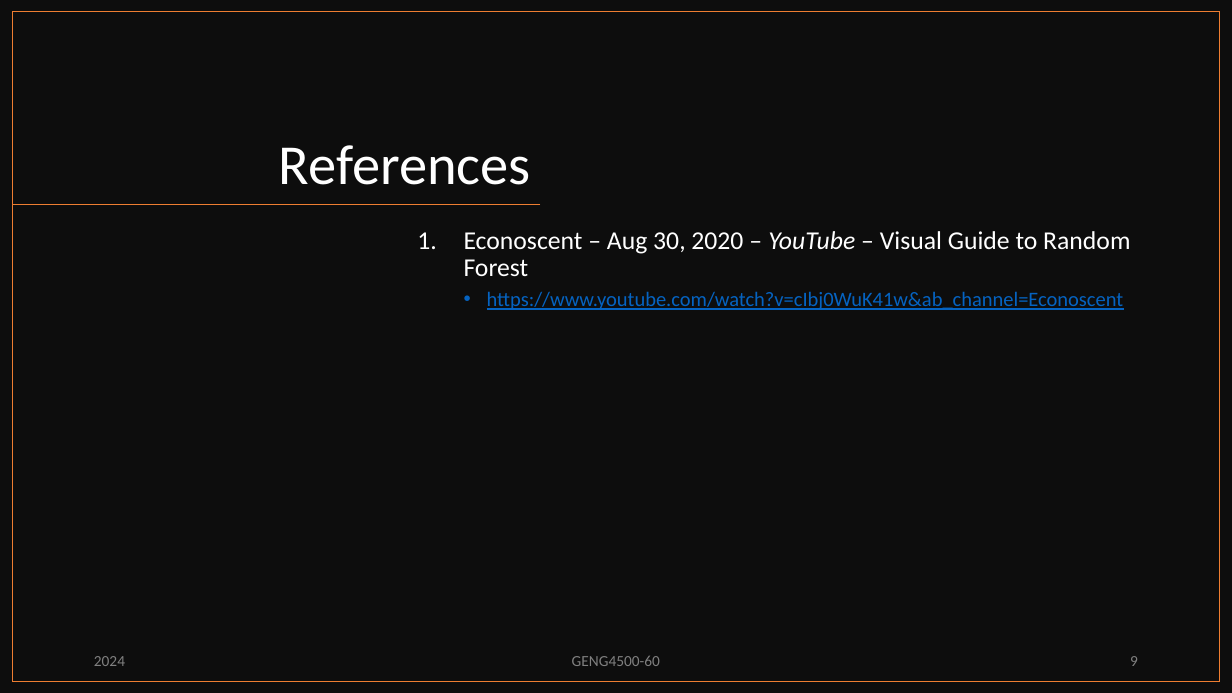
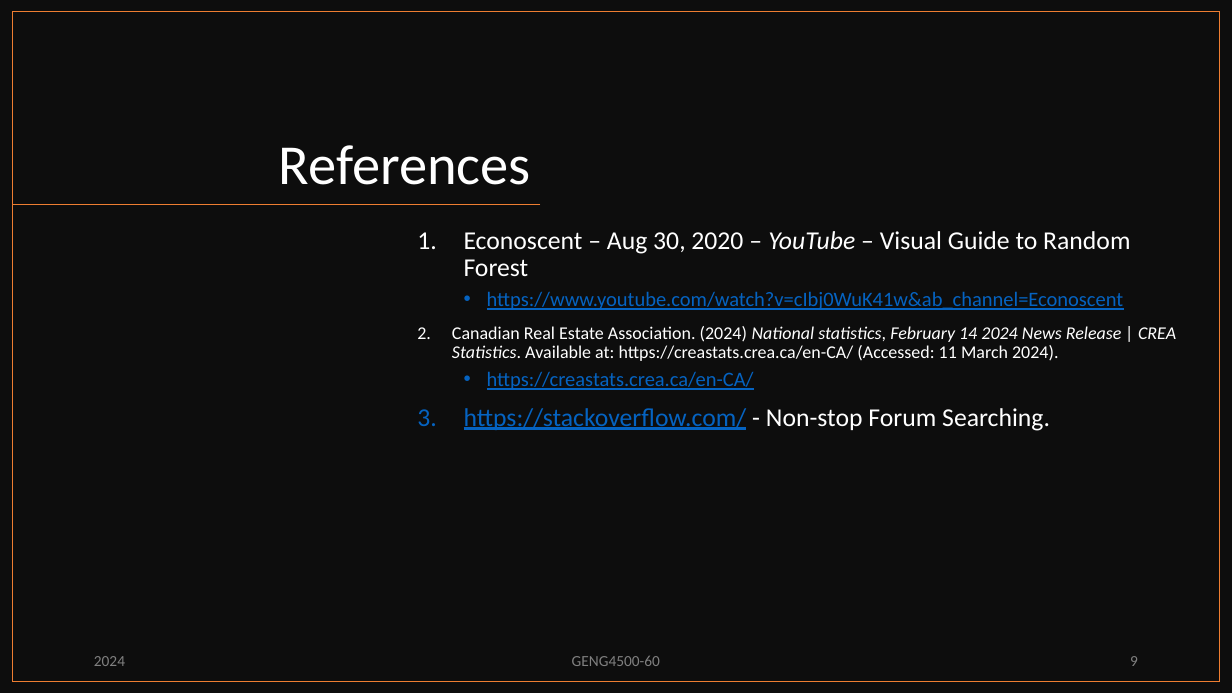
Before and after one commit to PMcTwist/Machine_Learn_Project, a slide deck: slide 9 of Presentation/ALI_Raymond_MAYNARD_Patrick_GENG4500_Final_presentation_2024.pptx. Drawn at 1232x693 pixels with LibreOffice and Linux fonts; fonts in the diff are those of the drawing. Boxes give left, top, right and bottom in pixels: in the first picture for what was removed or moved away, otherwise in the second. Text is boxed around its words. In the diff, an @@ line names an element or a change of style, - is before the commit and + after.

Commit message:
-Fleshed out slides with code snippets, datasets, and graphs -Re-arranged slides to flow better -Added references -Added pictures of cute robots doing exercise - most important part of this whole thing!
P@

```diff
--- a/Presentation/ALI_Raymond_MAYNARD_Patrick_GENG4500_Final_presentation_2024.pptx
+++ b/Presentation/ALI_Raymond_MAYNARD_Patrick_GENG4500_Final_presentation_2024.pptx
@@ text at [452,326,1176,431]: paragraphs added @@
+2. Canadian Real Estate Association. (2024) National statistics, February 14 2024 News Release | CREA Statistics. Available at: https://creastats.crea.ca/en-CA/ (Accessed: 11 March 2024).
+  • https://creastats.crea.ca/en-CA/
+3. https://stackoverflow.com/ - Non-stop Forum Searching.
```
Also in this commit, not shown: 8 other slides changed.
